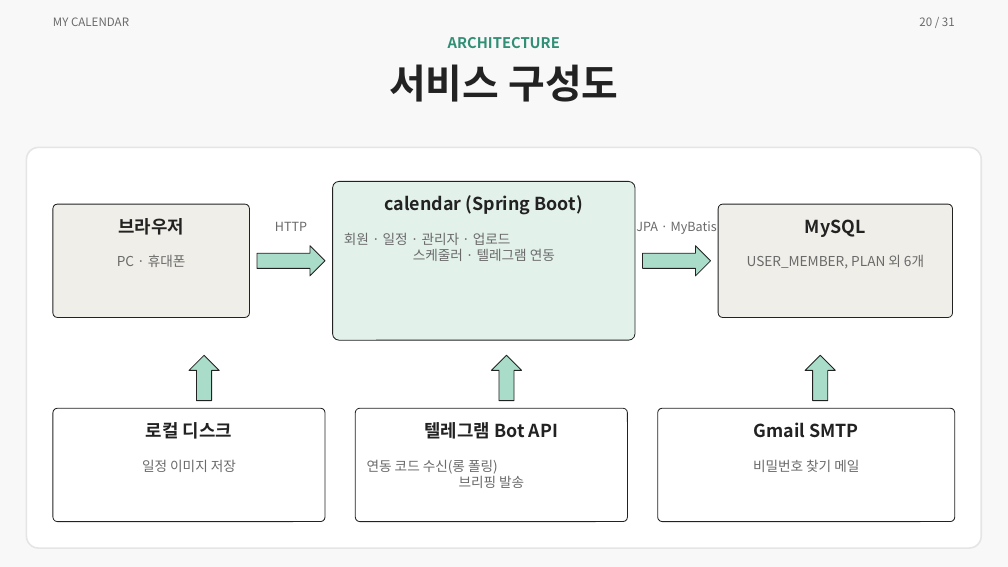
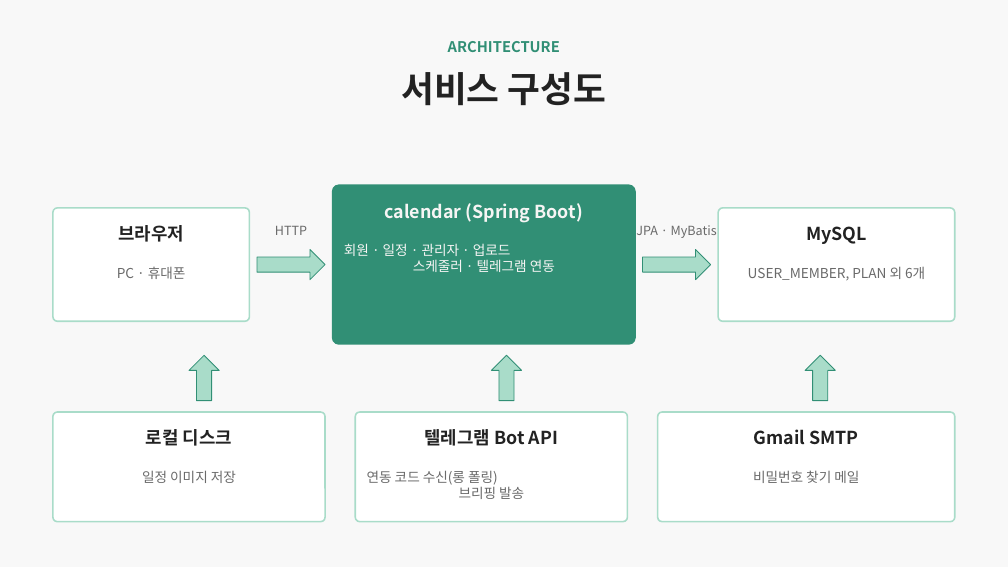
Before and after one commit to ho8566z/calendar-bot_word, a slide deck: slide 18 of ppt/개인 프로젝트.pptx (slide 20 before the commit). Drawn at 1008x567 pixels with LibreOffice and Linux fonts; fonts in the diff are those of the drawing. Boxes give left, top, right and bottom in pixels: in the first picture for what was removed or moved away, otherwise in the second. Text is boxed around its words. In the diff, an @@ line names an element or a change of style, - is before the commit and + after.

```diff
--- a/ppt/개인 프로젝트.pptx
+++ b/ppt/개인 프로젝트.pptx
@@ text removed at box(53, 17, 129, 26) @@
-MY CALENDAR
@@ text removed at box(919, 17, 955, 26) @@
-20 / 31
@@ text "서비스 구성도": place and size @@
-text "서비스 구성도" at box(389, 64, 618, 102)
+text "서비스 구성도" at box(401, 72, 606, 106)
@@ text "서비스 구성도" at box(401, 72, 606, 106): size 38 to 34 pt @@
@@ rounded rectangle removed at box(26, 147, 982, 548) @@
@@ rounded rectangle at box(53, 208, 250, 321): fill #EFEEE8 to #FFFFFF; outline #222222 0.8 pt to #A9DCC9 1.5 pt @@
@@ rounded rectangle at box(333, 185, 635, 344): fill #E3F1EB to #318F75; outline #222222 0.8 pt to #318F75 1.5 pt @@
@@ text "calendar (Spring Boot)" at box(385, 203, 583, 223): text colour #222222 to #F6F5F4 @@
@@ 9 texts, 3 rounded rectangles, 2 right arrows: place and size @@
-9 texts, 3 rounded rectangles, 2 right arrows at box(53, 37, 953, 439)
+9 texts, 3 rounded rectangles, 2 right arrows at box(53, 41, 955, 446)
@@ rounded rectangle at box(718, 208, 955, 321): fill #EFEEE8 to #FFFFFF; outline #222222 0.8 pt to #A9DCC9 1.5 pt @@
@@ text "PC · 휴대폰": place and size @@
-text "PC · 휴대폰" at box(117, 255, 186, 267)
+text "PC · 휴대폰" at box(117, 267, 186, 279)
@@ text "회원 · 일정 · 관리자 ...": place and size @@
-text "회원 · 일정 · 관리자 ..." at box(344, 233, 555, 261)
+text "회원 · 일정 · 관리자 ..." at box(344, 243, 555, 272)
@@ text "회원 · 일정 · 관리자 ..." at box(344, 243, 555, 272): text colour #6A6A6A to #F6F5F4 @@
@@ outline #222222 0.8 pt to #318F75 0.8 pt in 5 elements at box(189, 355, 219, 401), box(492, 355, 522, 401), box(805, 355, 836, 401), box(257, 250, 325, 280), box(643, 250, 711, 280) @@
@@ text "USER_MEMBER, PLAN 외 6개": place and size @@
-text "USER_MEMBER, PLAN 외 6개" at box(747, 255, 924, 268)
+text "USER_MEMBER, PLAN 외 6개" at box(748, 267, 925, 281)
@@ rounded rectangle: place and size @@
-rounded rectangle at box(53, 408, 325, 522)
+rounded rectangle at box(53, 412, 325, 522)
@@ outline #222222 0.8 pt to #A9DCC9 1.5 pt in 3 elements at box(658, 412, 955, 522), box(53, 412, 325, 522), box(355, 412, 628, 522) @@
@@ rounded rectangle: place and size @@
-rounded rectangle at box(355, 408, 628, 522)
+rounded rectangle at box(355, 412, 628, 522)
@@ rounded rectangle: place and size @@
-rounded rectangle at box(658, 408, 955, 522)
+rounded rectangle at box(658, 412, 955, 522)
@@ text "일정 이미지 저장": place and size @@
-text "일정 이미지 저장" at box(142, 459, 236, 472)
+text "일정 이미지 저장" at box(142, 470, 236, 483)
@@ text "연동 코드 수신(롱 폴링) 브리핑 ...": place and size @@
-text "연동 코드 수신(롱 폴링) 브리핑 ..." at box(367, 459, 524, 488)
+text "연동 코드 수신(롱 폴링) 브리핑 ..." at box(367, 470, 524, 499)
@@ text "비밀번호 찾기 메일": place and size @@
-text "비밀번호 찾기 메일" at box(753, 459, 859, 472)
+text "비밀번호 찾기 메일" at box(753, 470, 859, 483)
```
Also in this commit, not shown: 26 other slides changed, 2 slides added, 4 slides removed.
